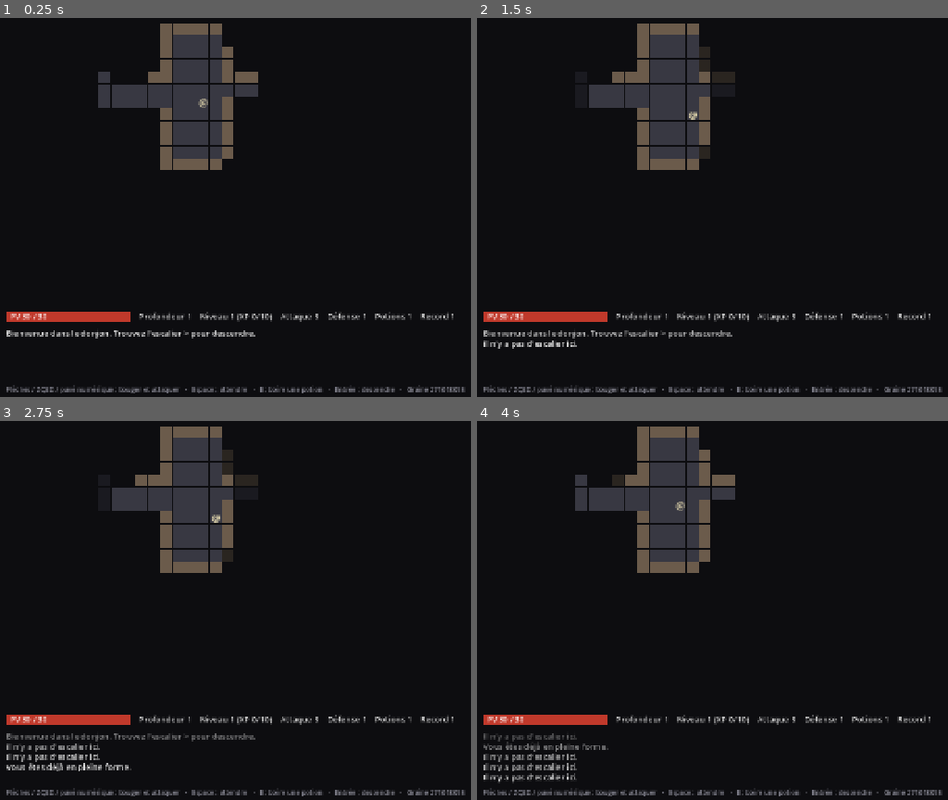
Above: before the commit, frames 1-4 (two rows, left to right).
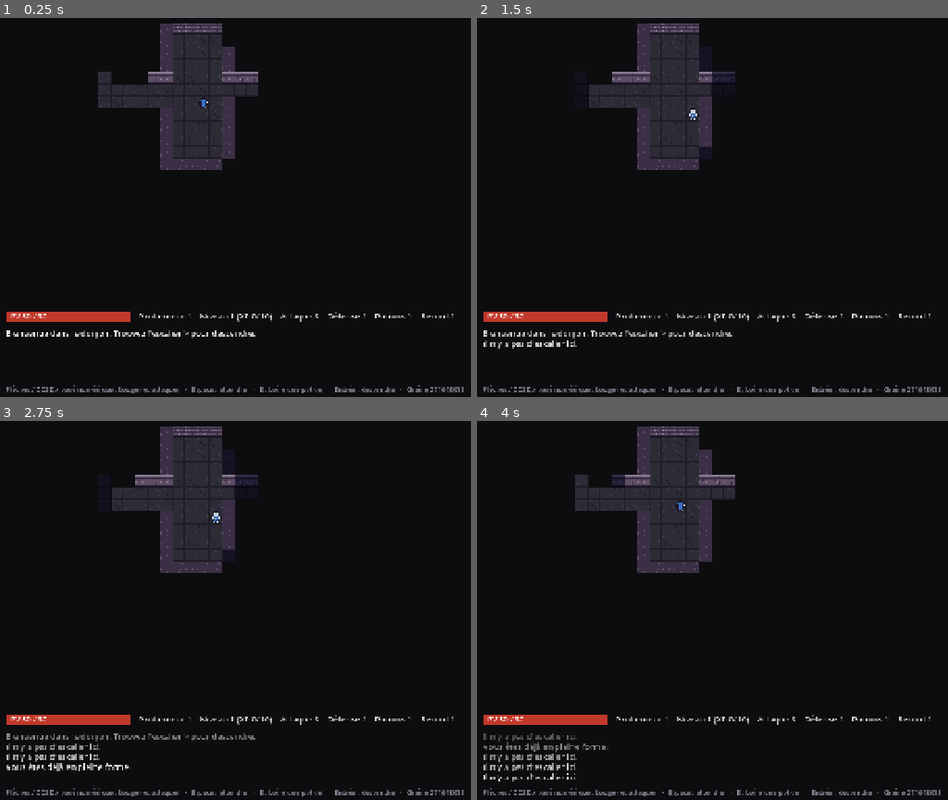
Above: after the commit, the same moments.

Repository: Wiarkane/mes-skills-jeux
Game: Godot game, scene res://main.tscn
Two runs of this game, one before a commit and one after it. Both use one fixed random seed, a clock stepped at 60 frames per second and the inputs below.
Inputs:
- Up to frame 1 (0.25 s): no input
- Up to frame 2 (1.5 s): tap Enter at 0.5 s; hold Right 0.53-1.28 s; tap R at 0.6, 1.35 s; tap Space at 0.77, 1.25 s; hold Down from 1.28 s (still down)
- Up to frame 3 (2.75 s): tap Space at 1.52 s; tap Enter at 2 s; release Down at 2.03 s; hold Right from 2.03 s (still down); tap E at 2.1 s; tap R at 2.3 s
- Up to frame 4 (4 s): tap Space at 2.75, 3.02, 3.77 s; release Right at 2.78 s; hold Up 2.78-3.53 s; tap Enter at 2.85, 3.5 s; tap R at 3.05, 3.8 s; hold Left from 3.53 s (still down); tap Keypad Enter at 3.6 s

The runs differ from the first frame. In frame 1, 4.1% of the frame differs, in the area x 1-99%, y 1-100%; in frame 2, 3.8%; in frame 3, 4.0%; in frame 4, 4.1%.

Commit message:
Remplace les lettres par des sprites en pixel art
16 sprites 12x12 (murs, sols, escalier, héros, 6 monstres, 3 objets)
générés par tools/make_sprites.py dans assets/sprites.png.

Co-Authored-By: Claude Opus 5.5 <noreply@anthropic.com>
Claude-Session: https://claude.ai/code/session_01BKVkUcxTrTdcGemTXiptxN

Diff:
--- a/project.godot
+++ b/project.godot
@@ -19,3 +19,4 @@
 [rendering]
 
 environment/defaults/default_clear_color=Color(0.05, 0.05, 0.063, 1)
+textures/canvas_textures/default_texture_filter=0
--- a/scripts/main.gd
+++ b/scripts/main.gd
@@ -1,8 +1,23 @@
 extends Node2D
 ## Roguelike au tour par tour : donjon généré, champ de vision, mort définitive.
-## Tout est dessiné avec des formes et des lettres : aucune image n'est nécessaire.
+## Les images viennent de assets/sprites.png (créée par tools/make_sprites.py).
 
 const Dungeon = preload("res://scripts/dungeon.gd")
+const SPRITES = preload("res://assets/sprites.png")
+const SPRITE_PX := 12
+const SHEET_COLUMNS := 8
+
+# Numéros des images dans assets/sprites.png (même ordre que tools/make_sprites.py).
+const SPR_WALL_TOP := 0
+const SPR_WALL_FACE := 1
+const SPR_FLOOR := 2
+const SPR_FLOOR_CRACKED := 3
+const SPR_FLOOR_PEBBLES := 4
+const SPR_STAIRS := 5
+const SPR_PLAYER := 6
+const SPR_POTION := 13
+
+const DIM := Color(0.38, 0.38, 0.52)
 
 const TILE := 24
 const MAP_W := 60
@@ -22,33 +37,28 @@
 @export var graine_fixe: int = 0
 
 var COL_BG := Color("0d0d10")
-var COL_WALL_LIT := Color("6b5b4b")
-var COL_WALL_DIM := Color("2a2520")
-var COL_FLOOR_LIT := Color("383842")
-var COL_FLOOR_DIM := Color("1a1a20")
-
-# nom, lettre, couleur, PV, attaque, défense, XP, profondeur minimale, fréquence
+
+# nom, image, PV, attaque, défense, XP, profondeur minimale, fréquence
 var MONSTERS := [
-	["le rat", "r", Color("a89878"), 4, 2, 0, 2, 1, 6],
-	["le gobelin", "g", Color("6fbf4a"), 7, 3, 0, 4, 1, 4],
-	["le squelette", "s", Color("e0e0d0"), 10, 4, 1, 6, 2, 3],
-	["l'orc", "o", Color("3f9f3a"), 15, 5, 2, 9, 3, 3],
-	["le troll", "T", Color("9f7f5f"), 26, 7, 3, 16, 5, 2],
-	["le démon", "D", Color("e0402a"), 34, 9, 4, 25, 7, 2],
+	["le rat", 7, 4, 2, 0, 2, 1, 6],
+	["le gobelin", 8, 7, 3, 0, 4, 1, 4],
+	["le squelette", 9, 10, 4, 1, 6, 2, 3],
+	["l'orc", 10, 15, 5, 2, 9, 3, 3],
+	["le troll", 11, 26, 7, 3, 16, 5, 2],
+	["le démon", 12, 34, 9, 4, 25, 7, 2],
 ]
 
-# type, lettre, couleur, fréquence
+# type, image, fréquence
 var ITEMS := [
-	["potion", "!", Color("e05a8a"), 6],
-	["epee", "/", Color("7fd0e0"), 2],
-	["bouclier", "[", Color("6f8fe0"), 2],
+	["potion", SPR_POTION, 6],
+	["epee", 14, 2],
+	["bouclier", 15, 2],
 ]
 
 
 class Actor:
 	var name: String
-	var glyph: String
-	var color: Color
+	var sprite: int
 	var pos: Vector2i
 	var hp: int
 	var max_hp: int
@@ -57,10 +67,9 @@
 	var xp: int
 	var awake := false
 
-	func _init(n: String, g: String, c: Color, p: Vector2i, h: int, a: int, d: int, x: int) -> void:
+	func _init(n: String, spr: int, p: Vector2i, h: int, a: int, d: int, x: int) -> void:
 		name = n
-		glyph = g
-		color = c
+		sprite = spr
 		pos = p
 		hp = h
 		max_hp = h
@@ -71,14 +80,12 @@
 
 class Item:
 	var kind: String
-	var glyph: String
-	var color: Color
+	var sprite: int
 	var pos: Vector2i
 
-	func _init(k: String, g: String, c: Color, p: Vector2i) -> void:
+	func _init(k: String, spr: int, p: Vector2i) -> void:
 		kind = k
-		glyph = g
-		color = c
+		sprite = spr
 		pos = p
 
 
@@ -104,6 +111,8 @@
 
 func _ready() -> void:
 	font = ThemeDB.fallback_font
+	# Pixels nets quand les images sont agrandies (pas de flou).
+	texture_filter = CanvasItem.TEXTURE_FILTER_NEAREST
 	load_profile()
 	new_run()
 
@@ -119,7 +128,7 @@
 	kills = 0
 	game_over = false
 	messages.clear()
-	player = Actor.new("vous", "@", Color("f2e6b8"), Vector2i.ZERO, 30, 5, 1, 0)
+	player = Actor.new("vous", SPR_PLAYER, Vector2i.ZERO, 30, 5, 1, 0)
 	log_msg("Bienvenue dans le donjon. Trouvez l'escalier > pour descendre.")
 	build_level()
 
@@ -183,28 +192,28 @@
 	var rows := []
 	var weights := []
 	for row: Array in MONSTERS:
-		var min_depth: int = row[7]
+		var min_depth: int = row[6]
 		if min_depth > depth:
 			continue
 		rows.append(row)
 		# Les monstres forts deviennent plus fréquents en descendant.
-		var w: int = row[8]
+		var w: int = row[7]
 		if min_depth > 1:
 			w += (depth - min_depth) * 2
 		weights.append(w)
 	var r := weighted_pick(rows, weights)
 	var bonus := int((depth - 1) / 3.0)
-	var hp: int = r[3] + depth - 1
-	var atk: int = r[4] + bonus
-	return Actor.new(r[0], r[1], r[2], p, hp, atk, r[5], r[6])
+	var hp: int = r[2] + depth - 1
+	var atk: int = r[3] + bonus
+	return Actor.new(r[0], r[1], p, hp, atk, r[4], r[5])
 
 
 func make_item(p: Vector2i) -> Item:
 	var weights := []
 	for row: Array in ITEMS:
-		weights.append(row[3])
+		weights.append(row[2])
 	var r := weighted_pick(ITEMS, weights)
-	return Item.new(r[0], r[1], r[2], p)
+	return Item.new(r[0], r[1], p)
 
 
 # ---------------------------------------------------------------- Commandes
@@ -347,7 +356,7 @@
 	player.xp += target.xp
 	log_msg("Vous avez vaincu %s ! (+%d XP)" % [target.name, target.xp])
 	if rng.randf() < 0.15 and item_at(target.pos) == null:
-		items.append(Item.new("potion", "!", Color("e05a8a"), target.pos))
+		items.append(Item.new("potion", SPR_POTION, target.pos))
 	while player.xp >= level * 10:
 		player.xp -= level * 10
 		level += 1
@@ -490,28 +499,25 @@
 			var lit := visible_cells.has(c)
 			if not lit and explored[y * MAP_W + x] == 0:
 				continue
-			var col: Color
-			if dungeon.is_opaque(c):
-				col = COL_WALL_LIT if lit else COL_WALL_DIM
-			else:
-				col = COL_FLOOR_LIT if lit else COL_FLOOR_DIM
-			draw_rect(Rect2(x * TILE, y * TILE, TILE - 1, TILE - 1), col)
+			var tint := Color.WHITE if lit else DIM
+			draw_sprite(c, tile_sprite(c), tint)
 
 	if explored[stairs.y * MAP_W + stairs.x] == 1:
-		draw_glyph(stairs, ">", Color("e8c547"))
+		draw_sprite(stairs, SPR_STAIRS, Color.WHITE if visible_cells.has(stairs) else DIM)
 
 	for it in items:
 		if visible_cells.has(it.pos):
-			draw_glyph(it.pos, it.glyph, it.color)
+			draw_sprite(it.pos, it.sprite)
 
 	for m in monsters:
 		if visible_cells.has(m.pos):
-			draw_glyph(m.pos, m.glyph, m.color)
+			draw_sprite(m.pos, m.sprite)
 			if m.hp < m.max_hp:
 				var w := float(TILE - 4) * m.hp / m.max_hp
-				draw_rect(Rect2(m.pos.x * TILE + 2, m.pos.y * TILE + 1, w, 3), Color("c0392b"))
-
-	draw_glyph(player.pos, player.glyph, player.color)
+				draw_rect(Rect2(m.pos.x * TILE + 2, m.pos.y * TILE, TILE - 4, 3), Color("1b1424"))
+				draw_rect(Rect2(m.pos.x * TILE + 2, m.pos.y * TILE, w, 3), Color("e04030"))
+
+	draw_sprite(player.pos, player.sprite)
 	draw_ui()
 
 	if game_over:
@@ -525,9 +531,23 @@
 			HORIZONTAL_ALIGNMENT_CENTER, MAP_W * TILE, 20, Color("e8c547"))
 
 
-func draw_glyph(cell: Vector2i, glyph: String, color: Color) -> void:
-	draw_string(font, Vector2(cell.x * TILE, cell.y * TILE + TILE * 0.8), glyph,
-		HORIZONTAL_ALIGNMENT_CENTER, TILE, 20, color)
+func draw_sprite(cell: Vector2i, index: int, tint := Color.WHITE) -> void:
+	var src := Rect2(
+		(index % SHEET_COLUMNS) * SPRITE_PX,
+		floori(index / float(SHEET_COLUMNS)) * SPRITE_PX,
+		SPRITE_PX, SPRITE_PX)
+	draw_texture_rect_region(SPRITES, Rect2(cell.x * TILE, cell.y * TILE, TILE, TILE), src, tint)
+
+
+## Choisit l'image d'une case : mur vu de face s'il y a du sol juste en dessous,
+## sinon dessus du mur ; pour le sol, une variante qui dépend de la position.
+func tile_sprite(c: Vector2i) -> int:
+	if dungeon.is_opaque(c):
+		return SPR_WALL_FACE if dungeon.is_walkable(c + Vector2i.DOWN) else SPR_WALL_TOP
+	var h := ((c.x * 73856093) ^ (c.y * 19349663)) % 10
+	if h < 7:
+		return SPR_FLOOR
+	return SPR_FLOOR_CRACKED if h < 9 else SPR_FLOOR_PEBBLES
 
 
 func draw_ui() -> void:
Binary file added: assets/sprites.png
